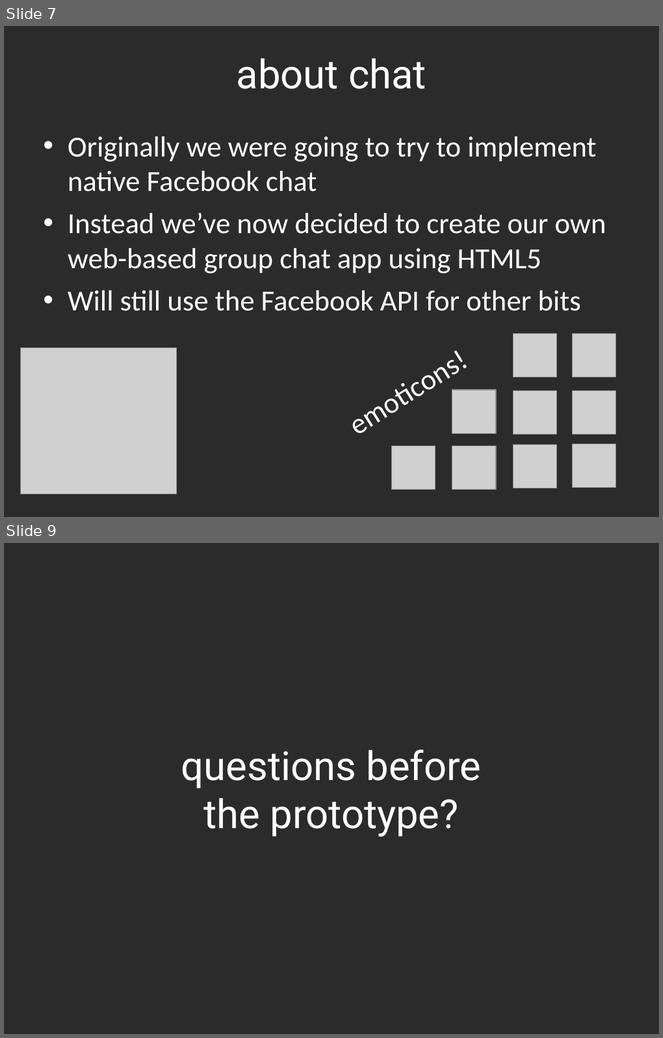
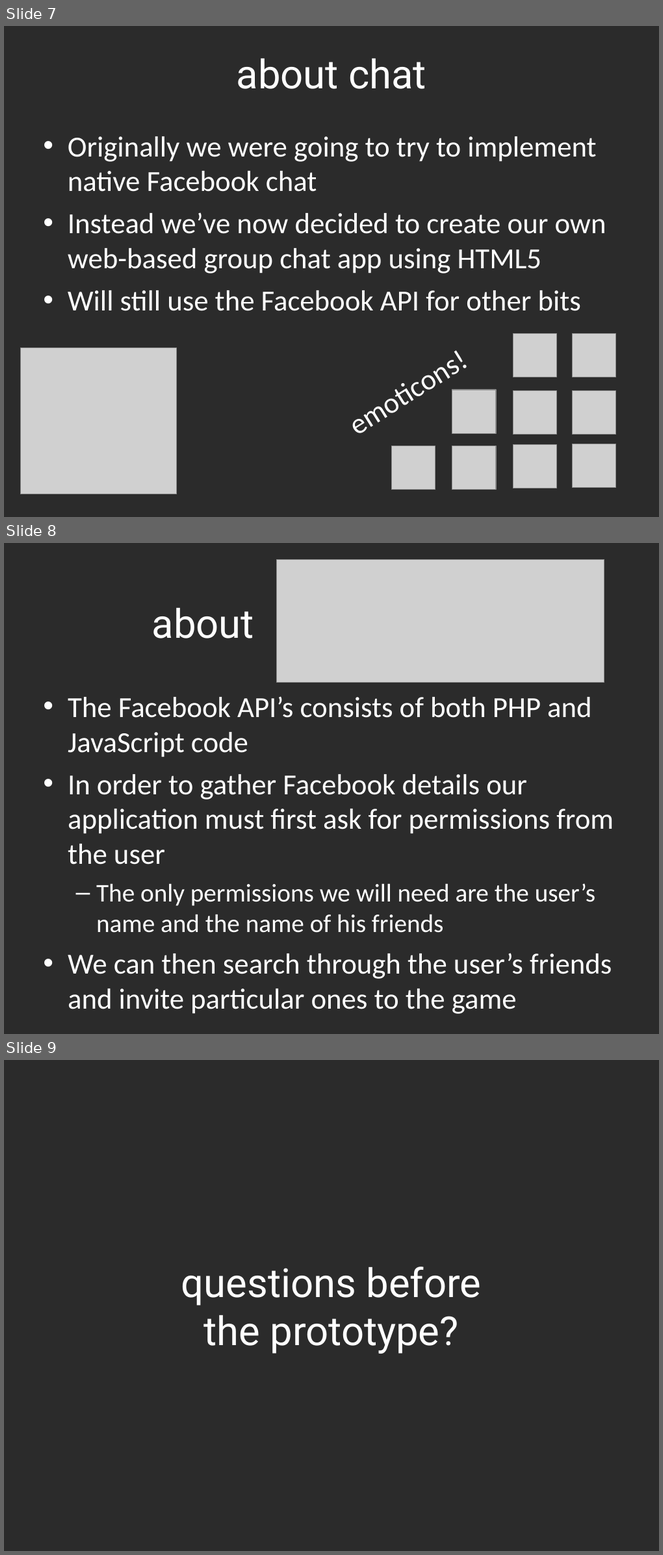
Before and after one commit to charlesmadere/Jiminy-Cricket, a slide deck: documents/Prototype Presentation.ppt. Shown one above the other, each under a label of ours: slides 7 and 9 before the commit, slides 7, 8 and 9 after it; the slides between them are not shown. The pictures are 663x1038 and 663x1555 pixels, drawn with LibreOffice and Linux fonts; fonts in the diff are those of the drawing; grey boxes stand for pictures; background and template pictures are left out; a plain dark background stands for a picture behind light text. Boxes give left, top, right and bottom in pixels: in the first picture for what was removed or moved away, otherwise in the second. Text is boxed around its words. In the diff, an @@ line names an element or a change of style, - is before the commit and + after.

```diff
--- a/documents/Prototype Presentation.ppt
+++ b/documents/Prototype Presentation.ppt
@@ slide 8 added at (4,543,659,1034), background picture (left out) @@
@@ picture added at (277,559,605,683) @@
@@ title added at (152,608,254,639), 44 pt, text #FFFFFF @@
+about
@@ text added at (68,696,614,1014), 32 pt, text #FFFFFF @@
+• The Facebook API’s consists of both PHP and JavaScript code
+• In order to gather Facebook details our application must first ask for permissions from the user
+  – The only permissions we will need are the user’s name and the name of his friends
+• We can then search through the user’s friends and invite particular ones to the game
```
Also in this commit, not shown: 1 slide changed, 1 slide removed, 1 other file.
